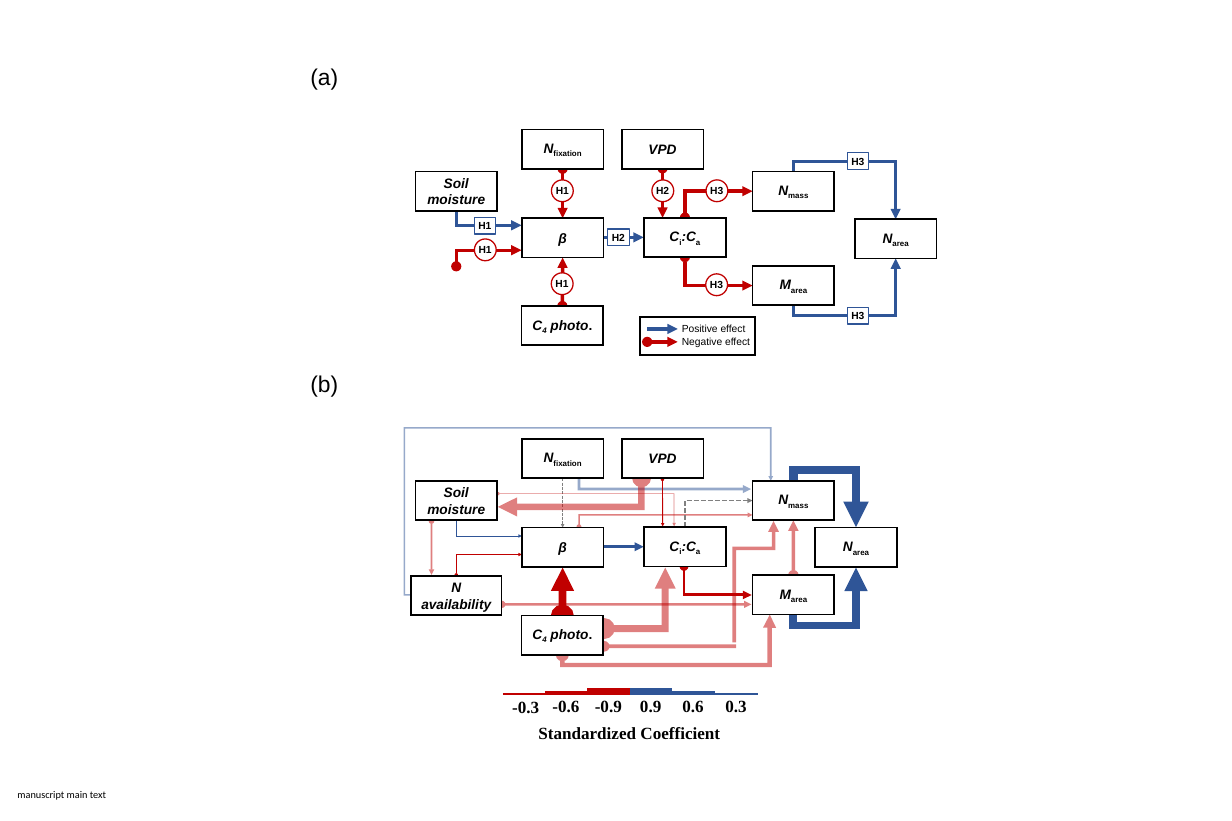
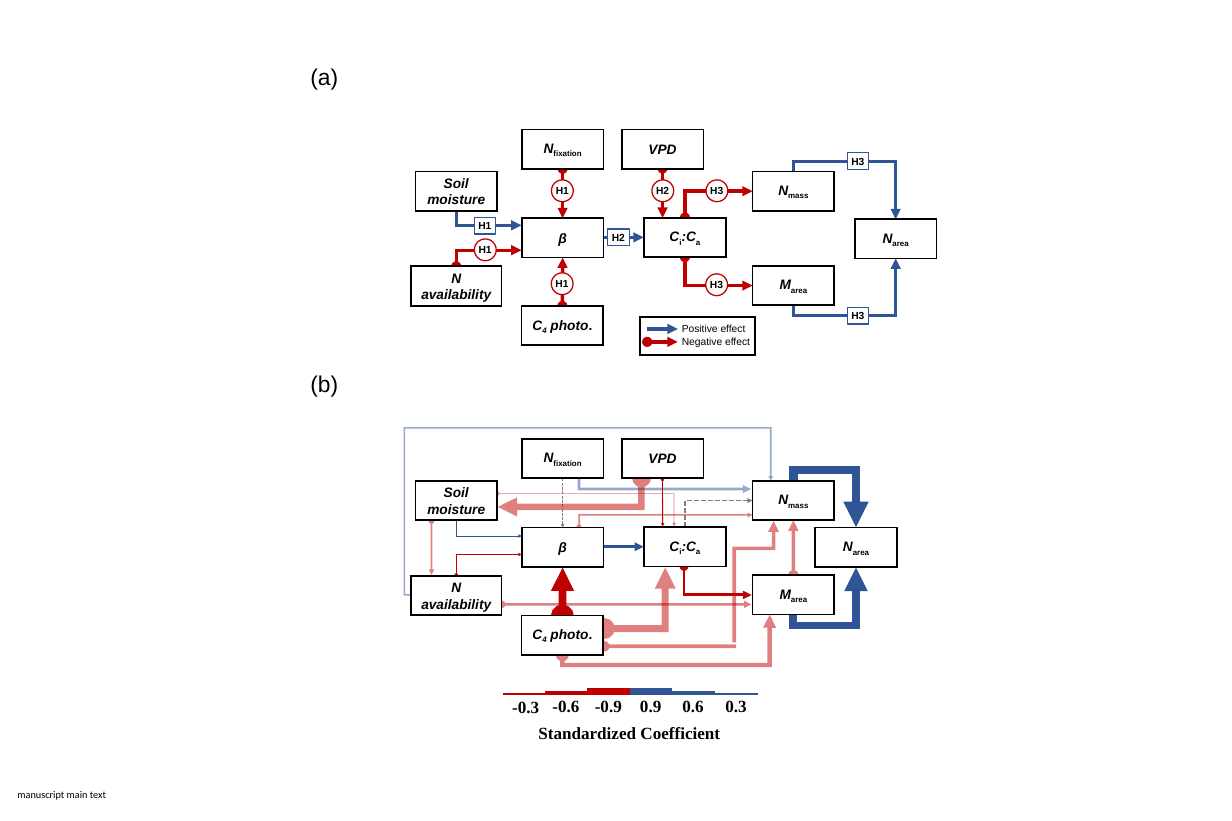
Before and after one commit to eaperkowski/TX_ecolab_leafNitrogen, a slide deck: slide 6 of working_drafts/figs/TXeco_fig6_SEM.pptx. Drawn at 1232x821 pixels with LibreOffice and Linux fonts; fonts in the diff are those of the drawing. Boxes give left, top, right and bottom in pixels: in the first picture for what was removed or moved away, otherwise in the second. Text is boxed around its words. In the diff, an @@ line names an element or a change of style, - is before the commit and + after.

```diff
--- a/working_drafts/figs/TXeco_fig6_SEM.pptx
+++ b/working_drafts/figs/TXeco_fig6_SEM.pptx
@@ rectangle added at (411, 267, 501, 306), fill #FFFFFF, outline #000000 3 pt, 24 pt, text #000000, bold, italic @@
+N availability
```
Also in this commit, not shown: 1 slide added, 2 other files.
